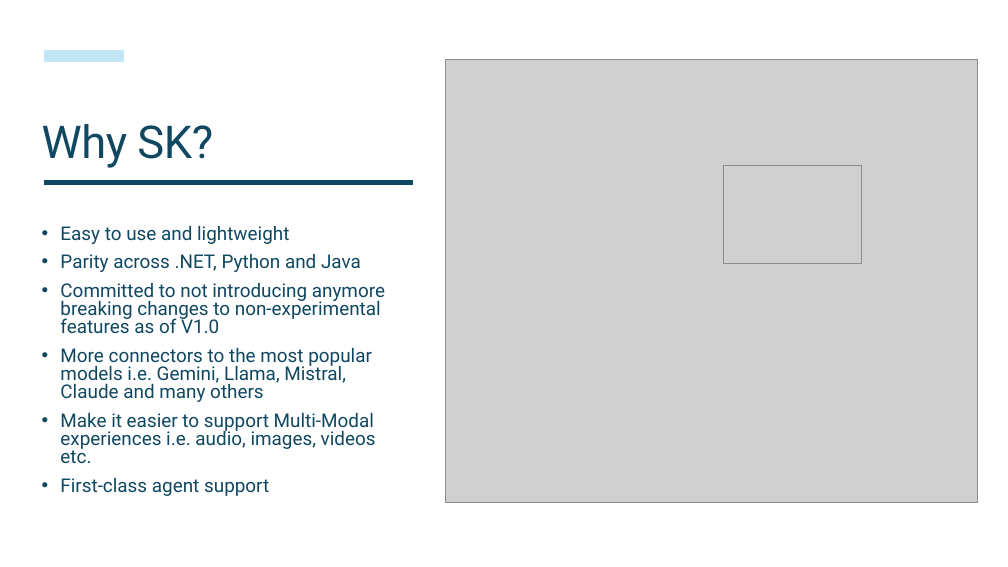
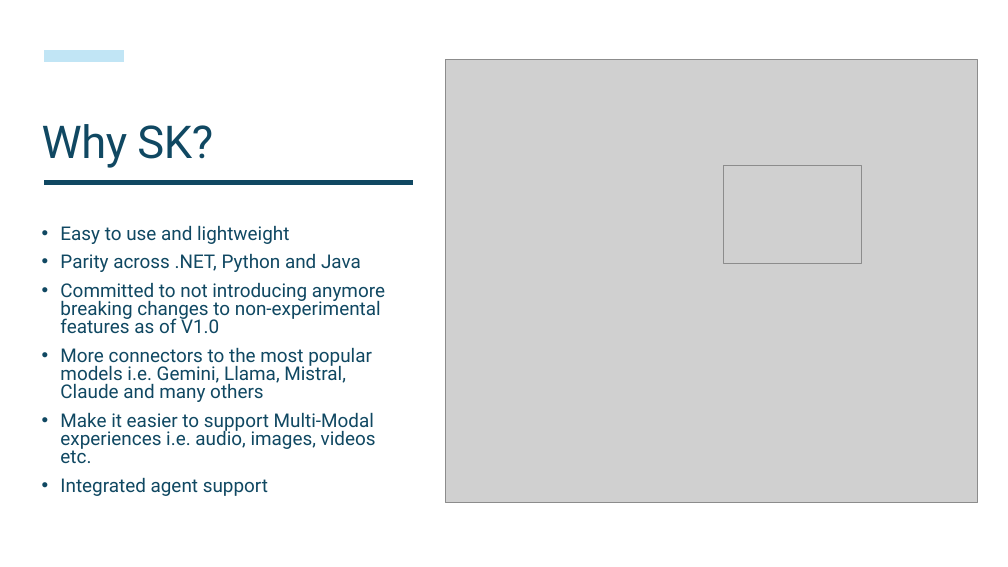
Before and after one commit to Rickcau/Semantic-Kernel-101, a slide deck: slide 6 of ppts/Lesson1.pptx. Drawn at 1008x567 pixels with LibreOffice and Linux fonts; fonts in the diff are those of the drawing; grey boxes stand for pictures. Boxes give left, top, right and bottom in pixels: in the first picture for what was removed or moved away, otherwise in the second. Text is boxed around its words. In the diff, an @@ line names an element or a change of style, - is before the commit and + after.

```diff
--- a/ppts/Lesson1.pptx
+++ b/ppts/Lesson1.pptx
@@ text at <box>60,477,268,496</box>: text changed @@
-• First-class agent support
+• Integrated agent support
```
Also in this commit, not shown: 1 other slide changed, 19 other files.
